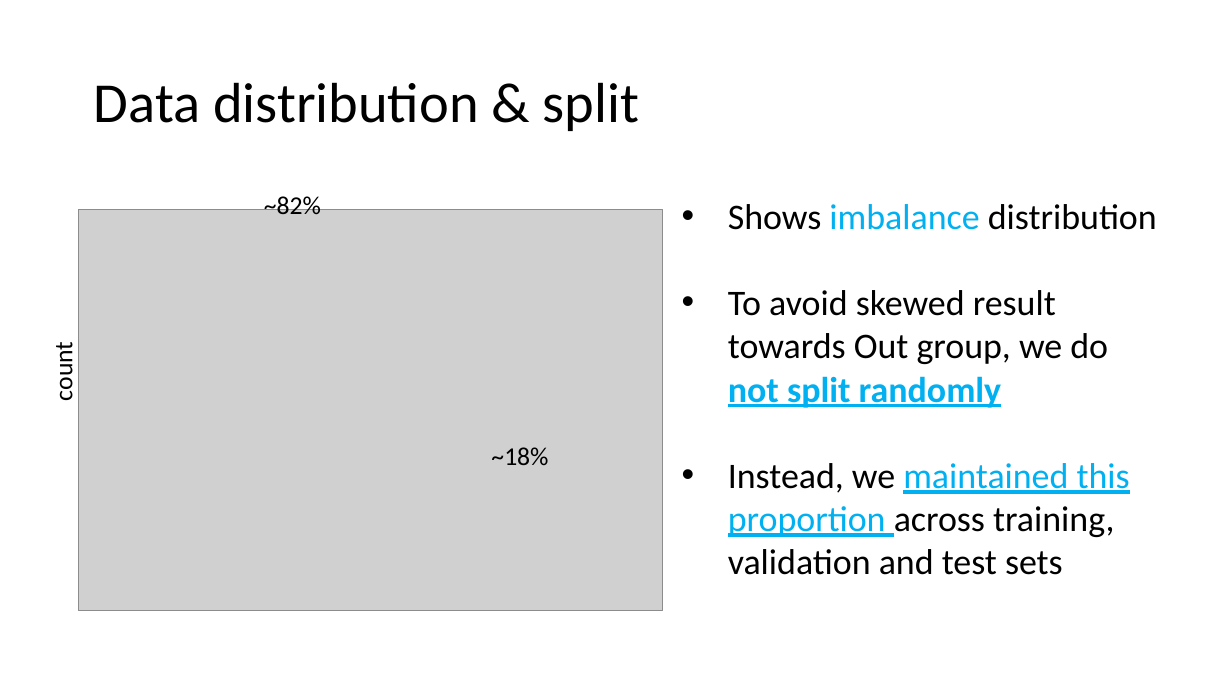
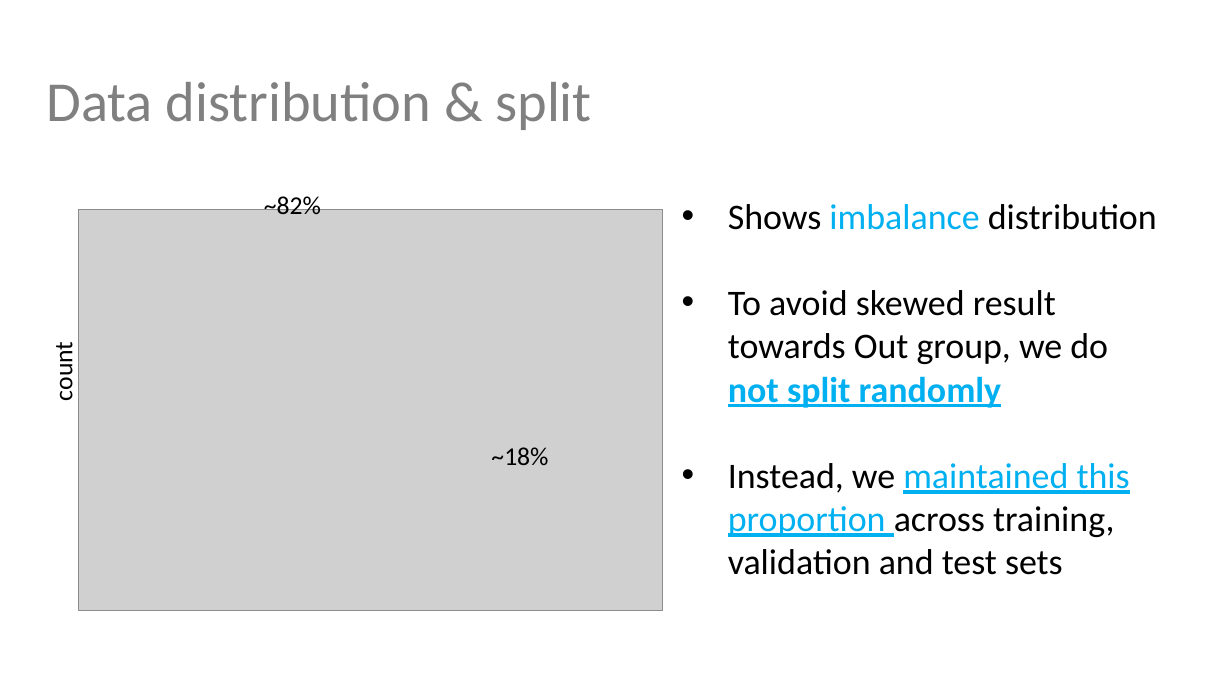
Before and after one commit to aadinoyiibrahim/income, a slide deck: slide 7 of slide/abdul_presentation.pptx (slide 5 before the commit). Drawn at 1232x693 pixels with LibreOffice and Linux fonts; fonts in the diff are those of the drawing; grey boxes stand for pictures. Boxes give left, top, right and bottom in pixels: in the first picture for what was removed or moved away, otherwise in the second. Text is boxed around its words. In the diff, an @@ line names an element or a change of style, - is before the commit and + after.

```diff
--- a/slide/abdul_presentation.pptx
+++ b/slide/abdul_presentation.pptx
@@ title "Data distribution & split": place and size @@
-title "Data distribution & split" at <box>94,82,639,131</box>
+title "Data distribution & split" at <box>46,82,591,130</box>
@@ title "Data distribution & split" at <box>46,82,591,130</box>: text colour #000000 to #808080 @@
```
Also in this commit, not shown: 6 other slides changed, 4 slides added, 3 slides removed, 7 other files.
